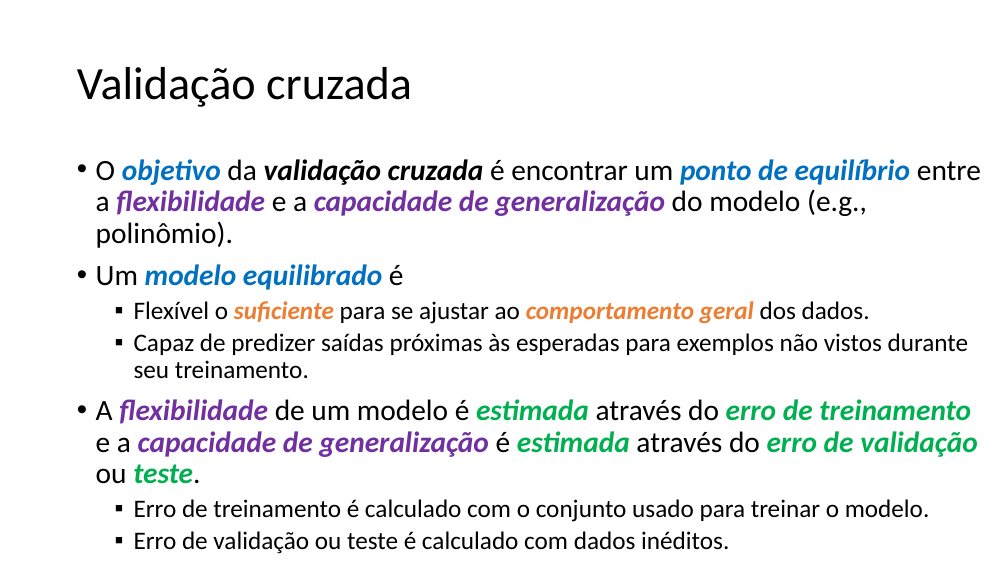
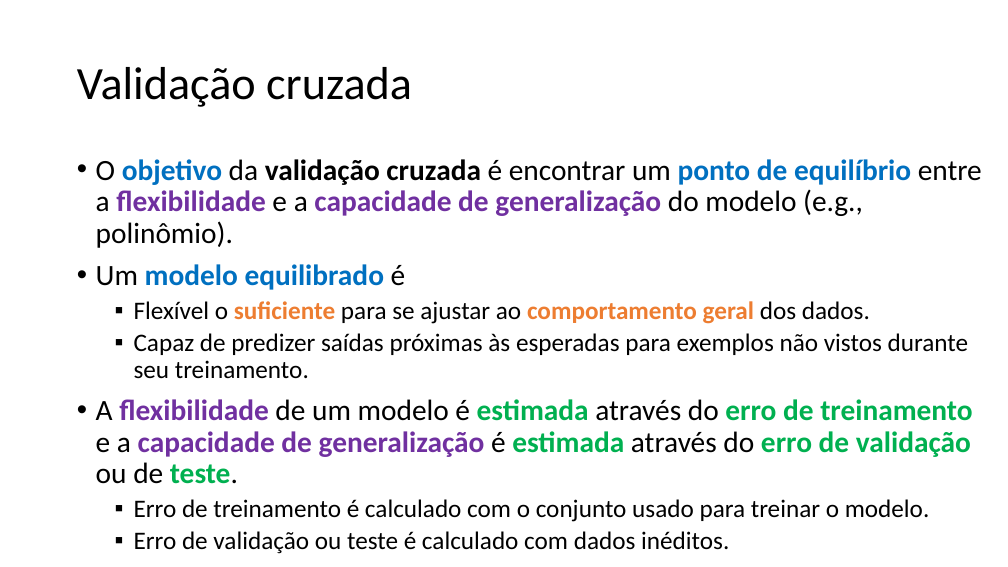
Before and after one commit to zz4fap/c24_inteligencia_artificial, a slide deck: slide 58 of slides/C24_Regressão.pptx. Drawn at 1008x567 pixels with LibreOffice and Linux fonts; fonts in the diff are those of the drawing. Boxes give left, top, right and bottom in pixels: in the first picture for what was removed or moved away, otherwise in the second. Text is boxed around its words. In the diff, an @@ line names an element or a change of style, - is before the commit and + after.

```diff
--- a/slides/C24_Regressão.pptx
+++ b/slides/C24_Regressão.pptx
@@ text at [96,159,982,324]: italic off in "objetivo validação cruzada ponto de equilíbrio flexibilidade ...", "modelo equilibrado", "suficiente comportamento geral" @@
@@ text at [96,399,972,484]: text changed; italic off @@
-• A flexibilidade de um modelo é estimada através do erro de treinamento e a capacidade de generalização é estimada através do erro de validação ou teste.
+• A flexibilidade de um modelo é estimada através do erro de treinamento e a capacidade de generalização é estimada através do erro de validação ou de teste.
```
Also in this commit, not shown: 6 other slides changed, 3 slides added, 5 slides removed, 2 other files.
